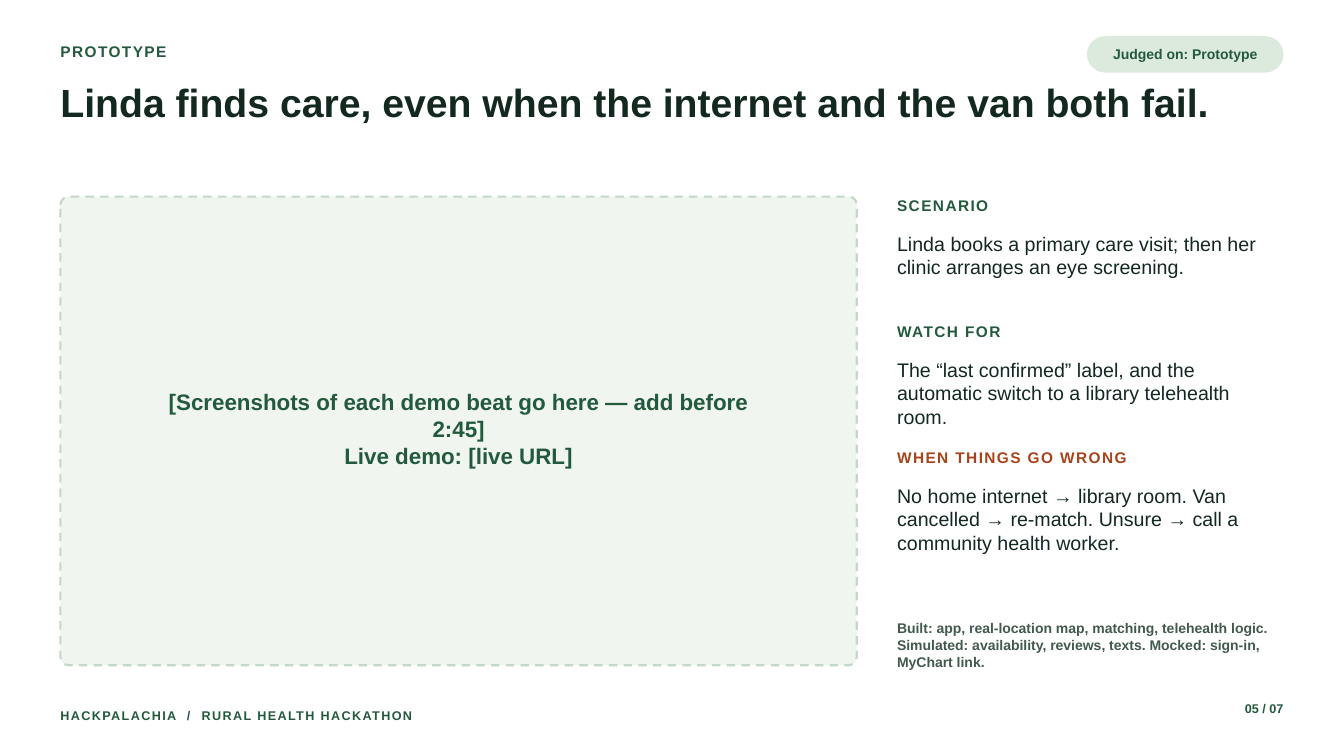
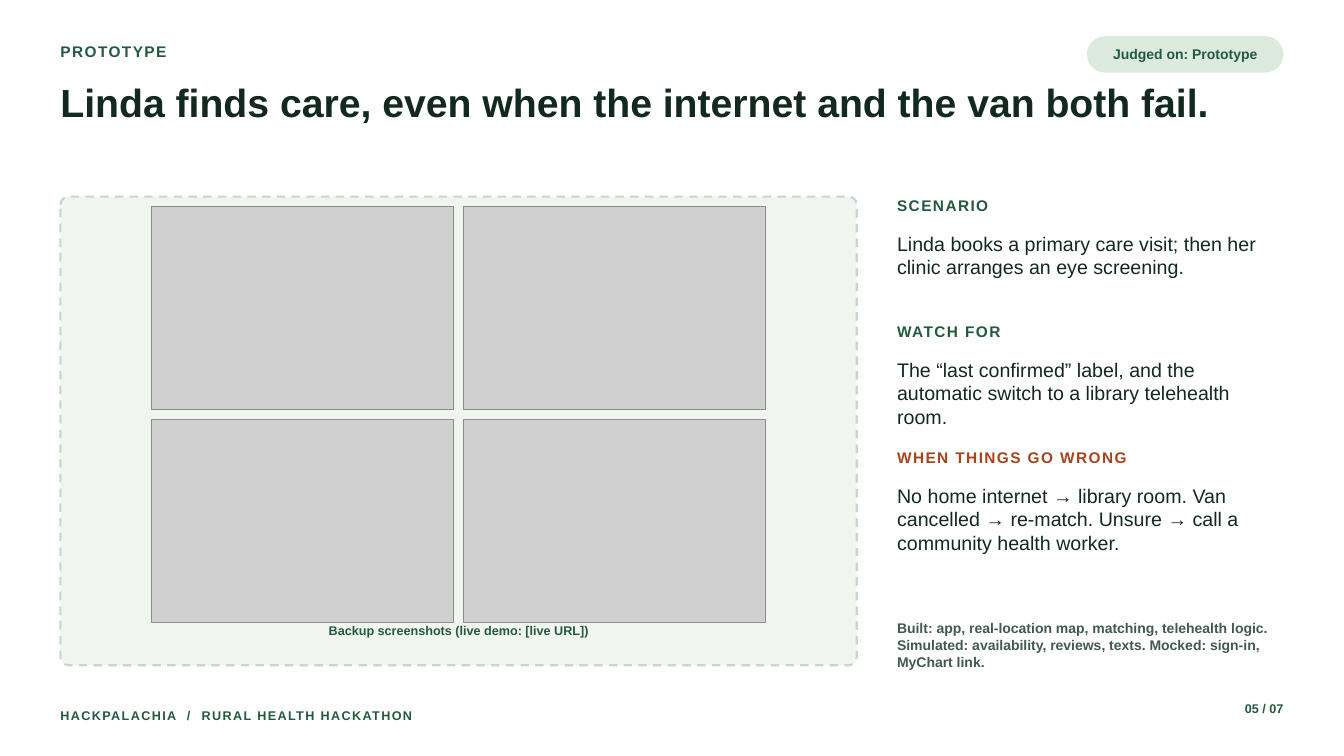
Before and after one commit to brielle-fox/Hackpalachia, a slide deck: slide 5 of pitch/CareBridge_Pitch.pptx. Drawn at 1344x756 pixels with LibreOffice and Linux fonts; fonts in the diff are those of the drawing; grey boxes stand for pictures. Boxes give left, top, right and bottom in pixels: in the first picture for what was removed or moved away, otherwise in the second. Text is boxed around its words. In the diff, an @@ line names an element or a change of style, - is before the commit and + after.

```diff
--- a/pitch/CareBridge_Pitch.pptx
+++ b/pitch/CareBridge_Pitch.pptx
@@ picture added at [152, 207, 454, 409] @@
@@ picture added at [464, 207, 765, 409] @@
@@ picture added at [152, 419, 454, 622] @@
@@ picture added at [464, 419, 765, 622] @@
@@ text "Backup screenshots (live demo: [live ..." at [329, 626, 588, 638]: vertical alignment middle to bottom @@
@@ text at [329, 626, 588, 638]: text changed; size 16 to 9 pt @@
-[Screenshots of each demo beat go here — add before 2:45]
-Live demo: [live URL]
+Backup screenshots (live demo: [live URL])
```
Also in this commit, not shown: 23 other files.
